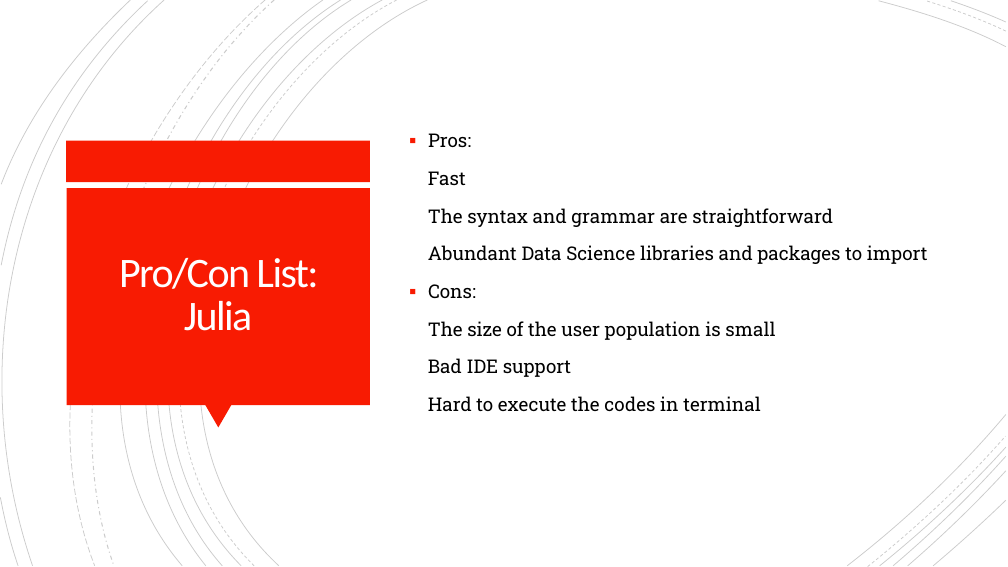
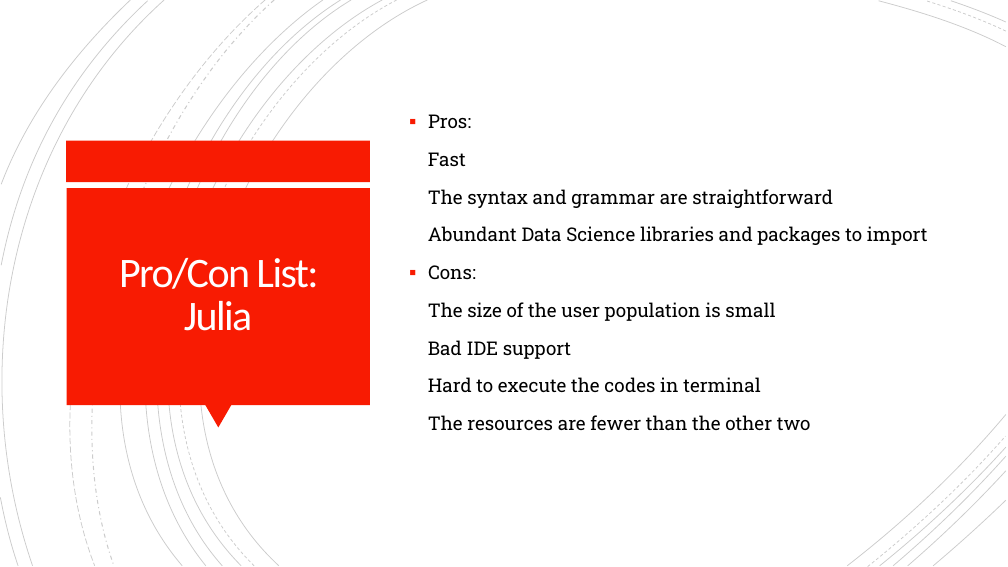
Before and after one commit to ymart1n/ML-Research-Repo, a slide deck: slide 9 of Homework 1/hw1-pre.pptx. Drawn at 1008x567 pixels with LibreOffice and Linux fonts; fonts in the diff are those of the drawing. Boxes give left, top, right and bottom in pixels: in the first picture for what was removed or moved away, otherwise in the second. Text is boxed around its words. In the diff, an @@ line names an element or a change of style, - is before the commit and + after.

Commit message:
adding content

```diff
--- a/Homework 1/hw1-pre.pptx
+++ b/Homework 1/hw1-pre.pptx
@@ text at [428, 415, 811, 430]: paragraph added @@
+The resources are fewer than the other two
```
